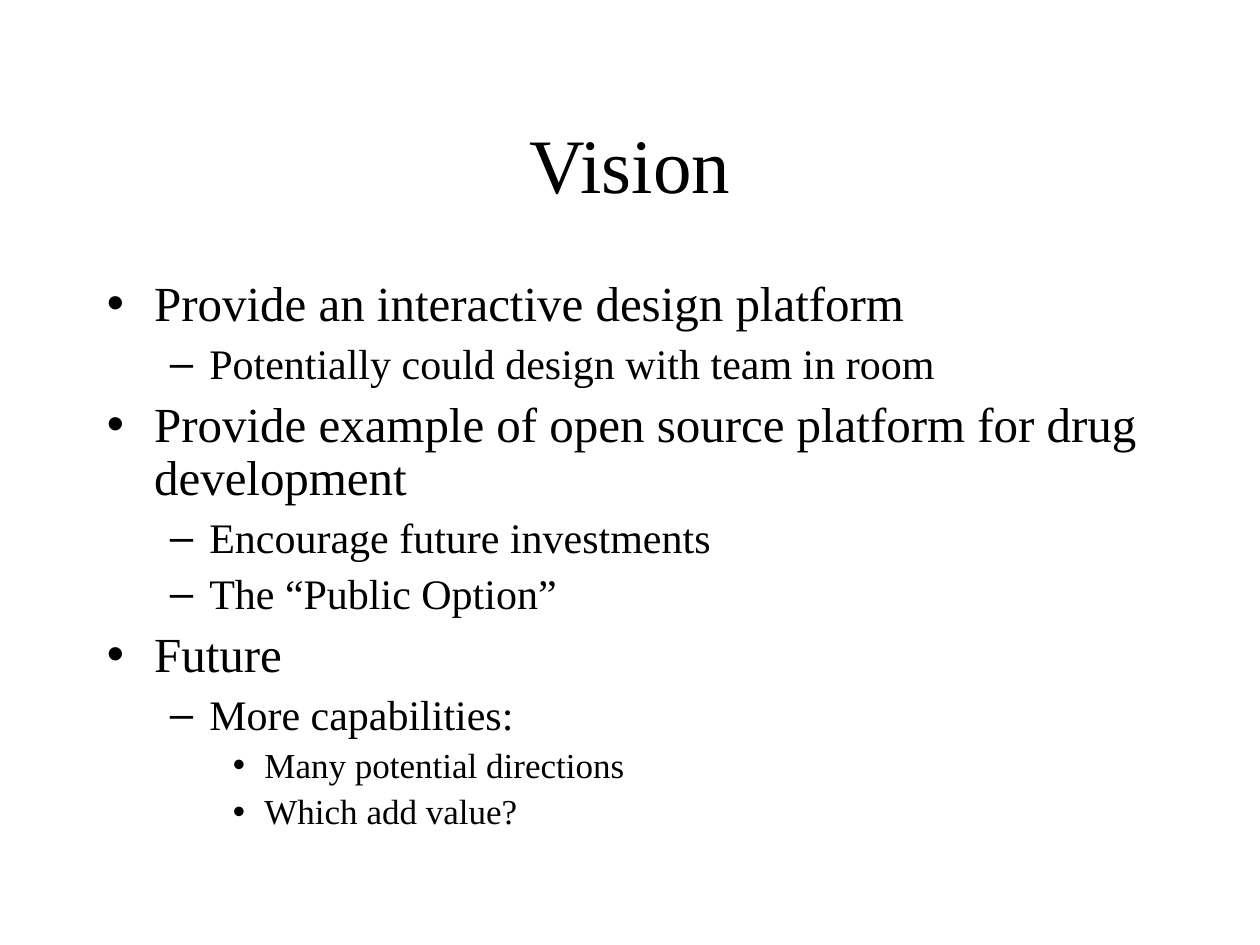
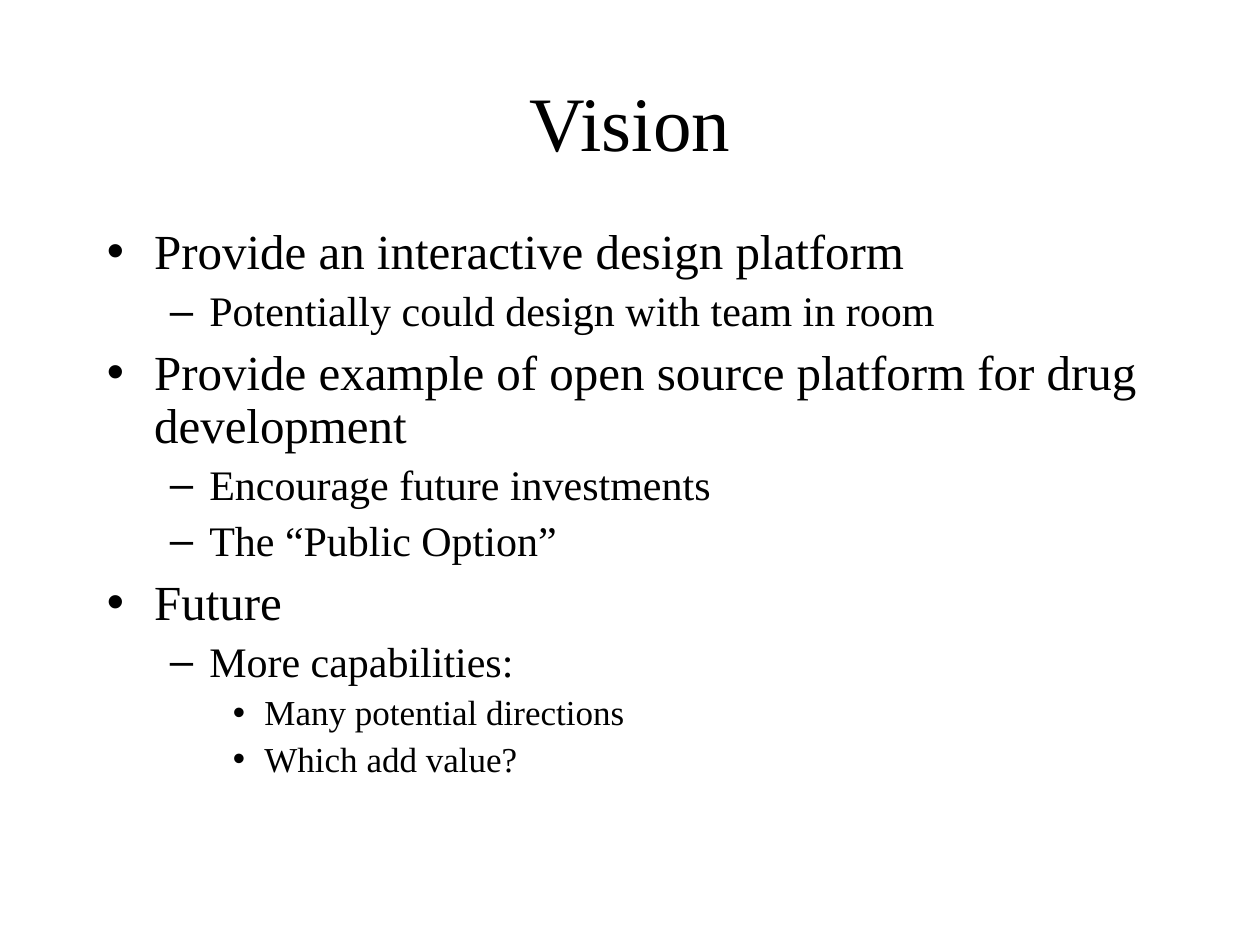
Before and after one commit to r-forge/gsdesign, a slide deck: slide 21 of pkg/gsDesignGUIReview/osx/gsDx.ppt. Drawn at 1260x945 pixels with LibreOffice and Linux fonts; fonts in the diff are those of the drawing; background and template pictures are left out. Boxes give left, top, right and bottom in pixels: in the first picture for what was removed or moved away, otherwise in the second. Text is boxed around its words. In the diff, an @@ line names an element or a change of style, - is before the commit and + after.

```diff
--- a/pkg/gsDesignGUIReview/osx/gsDx.ppt
+++ b/pkg/gsDesignGUIReview/osx/gsDx.ppt
@@ title "Vision": place and size @@
-title "Vision" at [530, 142, 731, 195]
+title "Vision" at [530, 100, 731, 153]
@@ text "Provide an interactive design platform": place and size @@
-text "Provide an interactive design platform" at [154, 286, 1137, 825]
+text "Provide an interactive design platform" at [154, 234, 1137, 773]
```
Also in this commit, not shown: 7 other slides changed, 1 slide added, 1 slide removed.
